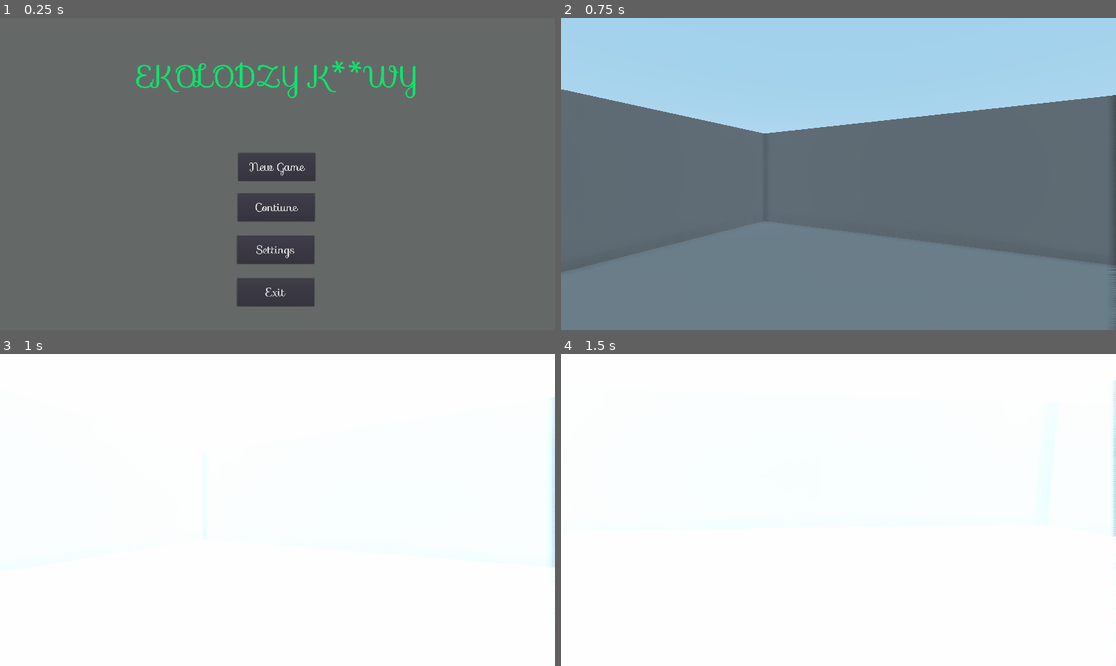
Above: before the commit, frames 1-4 (two rows, left to right).
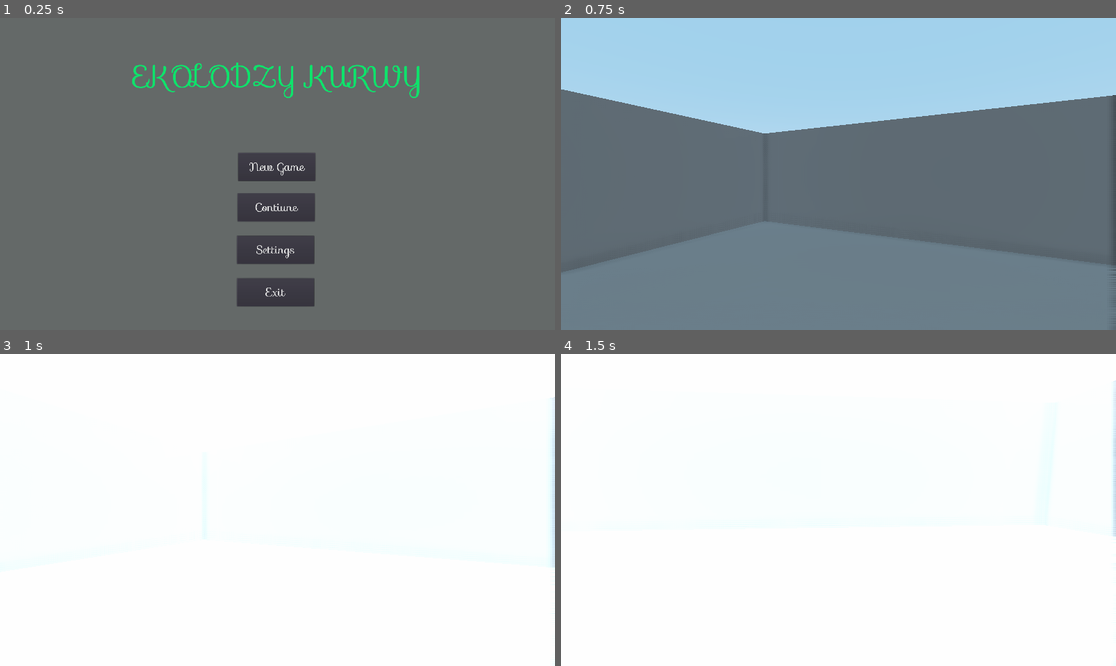
Above: after the commit, the same moments.

Repository: mnkisala/ggez
Game: Godot game, scene res://Scenes/MainSceneOpener.tscn
Same seed, same stepped clock (60 frames per second), same inputs: the game is played once before the commit and once after it. This scene is started directly instead of the project's main scene.
Inputs (mouse positions are in pixels of both pictures, inside the frame that each line leads up to):
- Up to frame 1 (0.25 s): no input
- Up to frame 2 (0.75 s): click "New Game" at 0.5 s
- Up to frame 3 (1 s): no input
- Up to frame 4 (1.5 s): tap Enter at 1.25 s; move the mouse to (866, 510) at 1.27 s; hold W (forward) from 1.28 s (still down)

The runs differ from the first frame. In frame 1, 2.1% of the frame differs, in the area x 23-76%, y 13-26%; in frame 2, nothing differs; in frame 3, nothing differs; in frame 4, nothing differs.

Commit message:
fix: typo

Diff:
--- /dev/null
+++ b/Assets-test/Scene1.tscn
@@ -0,0 +1,19 @@
+[gd_scene load_steps=5 format=2]
+
+[ext_resource path="res://Assets-test/RUBBISH.glb" type="PackedScene" id=1]
+[ext_resource path="res://Assets-test/test_level.glb" type="PackedScene" id=2]
+[ext_resource path="res://player/player.tscn" type="PackedScene" id=3]
+[ext_resource path="res://gargbage/cup/cup.tscn" type="PackedScene" id=4]
+
+[node name="Spatial" type="Spatial"]
+
+[node name="player" parent="." instance=ExtResource( 3 )]
+transform = Transform( 1, 0, 0, 0, 1, 0, 0, 0, 1, 0, 4.95944, 0 )
+
+[node name="test_level" parent="." instance=ExtResource( 2 )]
+
+[node name="ladder" parent="." instance=ExtResource( 1 )]
+transform = Transform( 1, 0, 0, 0, -4.37114e-08, -1, 0, 1, -4.37114e-08, 15.9261, 0.273845, -18.644 )
+
+[node name="kubek" parent="." instance=ExtResource( 4 )]
+transform = Transform( 1, 0, 0, 0, 1, 0, 0, 0, 1, -0.044701, 1.00039, -7.49435 )
--- a/Scenes/MainSceneOpener.tscn
+++ b/Scenes/MainSceneOpener.tscn
@@ -28,7 +28,7 @@
 theme = SubResource( 1 )
 custom_colors/font_color = Color( 0.0588235, 0.894118, 0.423529, 1 )
 custom_fonts/font = SubResource( 2 )
-text = "Ekolodzy k**wy"
+text = "Ekolodzy kurwy"
 align = 1
 valign = 1
 uppercase = true
